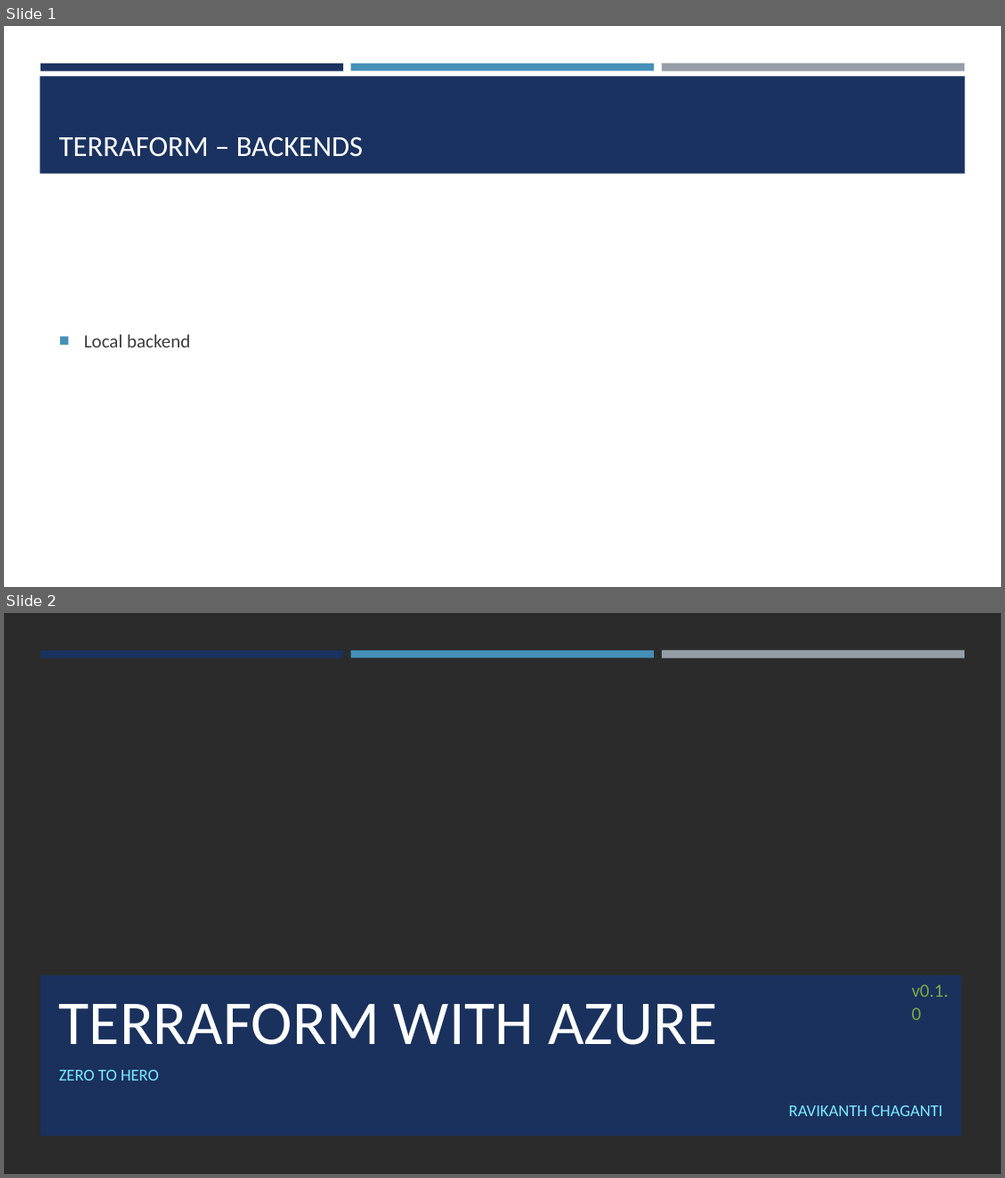
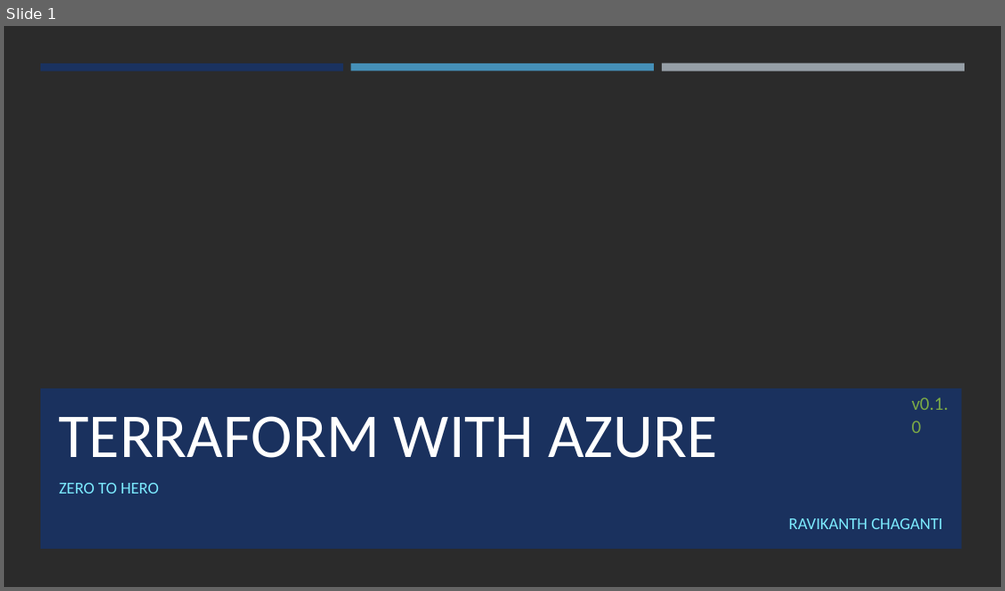
Before and after one commit to rchaganti/tfaz02h, a slide deck: Terraform-with-azure.pptx. Shown one above the other, each under a label of ours: slides 1 and 2 before the commit, slide 1 after it. The pictures are 1005x1178 and 1005x591 pixels, drawn with LibreOffice and Linux fonts; fonts in the diff are those of the drawing; background and template pictures are left out; a plain dark background stands for a picture behind light text. Boxes give left, top, right and bottom in pixels: in the first picture for what was removed or moved away, otherwise in the second. Text is boxed around its words. In the diff, an @@ line names an element or a change of style, - is before the commit and + after.

Commit message:
final deck

```diff
--- a/Terraform-with-azure.pptx
+++ b/Terraform-with-azure.pptx
@@ slide 1 removed at (x1=4, y1=26, x2=1001, y2=587), background #FFFFFF @@
@@ rectangle removed at (x1=40, y1=76, x2=965, y2=174) @@
@@ rectangle removed at (x1=40, y1=63, x2=343, y2=70) @@
@@ rectangle removed at (x1=351, y1=63, x2=654, y2=70) @@
@@ rectangle removed at (x1=662, y1=63, x2=964, y2=71) @@
@@ title removed at (x1=59, y1=137, x2=363, y2=157) @@
-TERRAFORM – BACKENDS
@@ text removed at (x1=84, y1=334, x2=190, y2=347) @@
-■ Local backend
@@ what was slide 2 is now slide 1 @@
```
Also in this commit, not shown: 1 other file.
